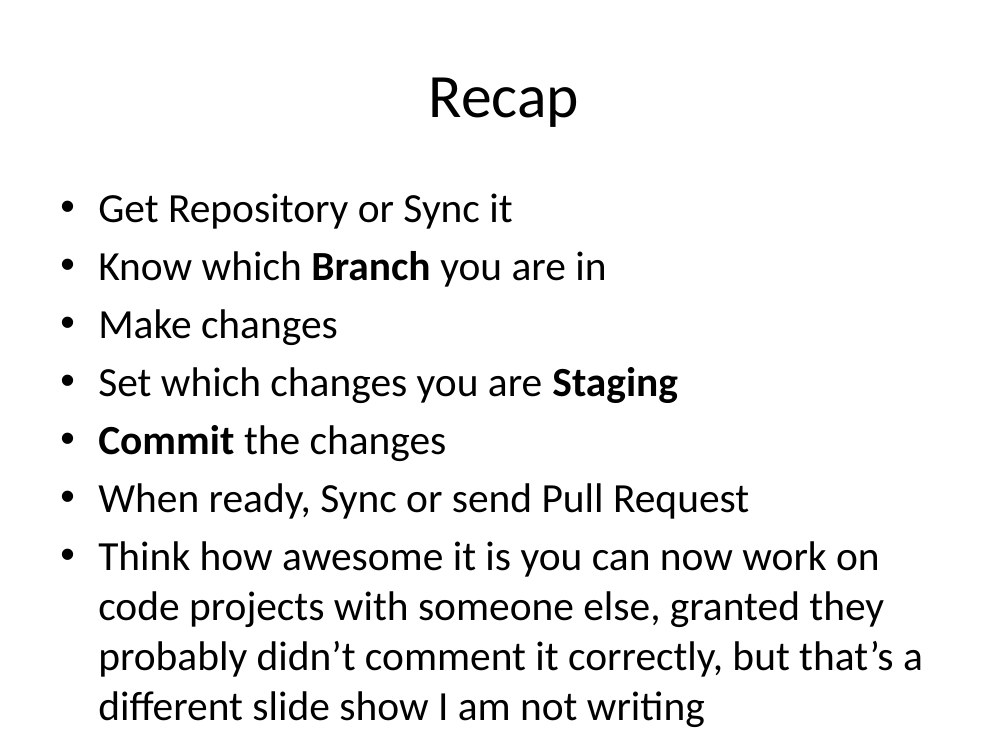
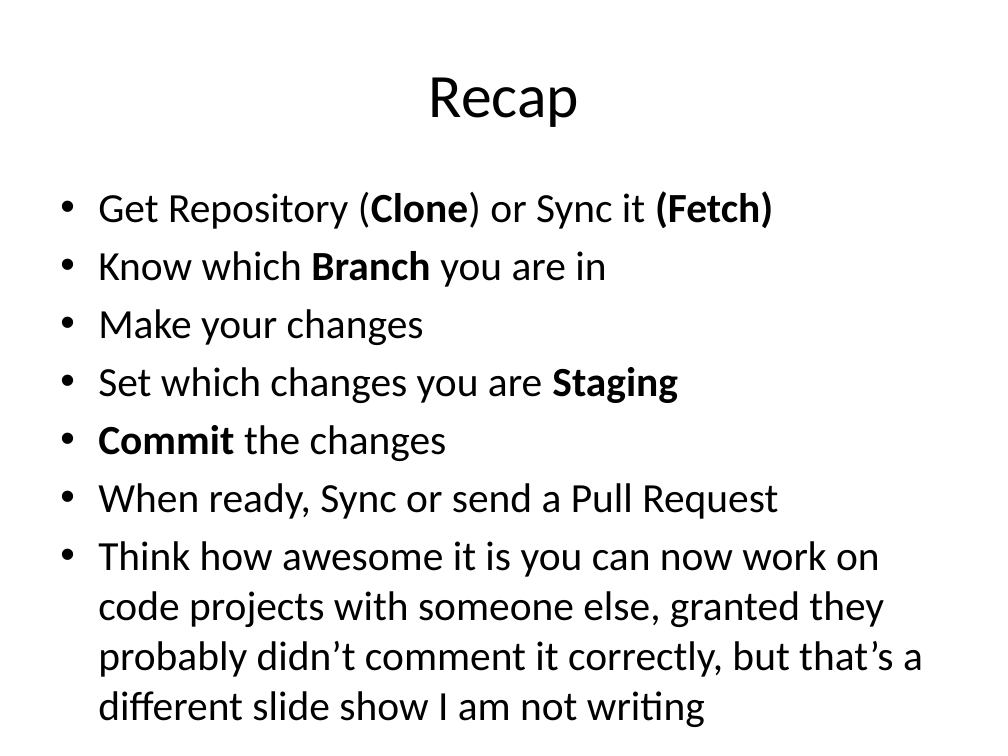
Before and after one commit to sjfricke/IEEE-Mini-Projects-UW-Madison, a slide deck: slide 22 of Tutorial/PowerPoint Versions/Git and using GitHub.pptx. Drawn at 1008x756 pixels with LibreOffice and Linux fonts; fonts in the diff are those of the drawing. Boxes give left, top, right and bottom in pixels: in the first picture for what was removed or moved away, otherwise in the second. Text is boxed around its words. In the diff, an @@ line names an element or a change of style, - is before the commit and + after.

```diff
--- a/Tutorial/PowerPoint Versions/Git and using GitHub.pptx
+++ b/Tutorial/PowerPoint Versions/Git and using GitHub.pptx
@@ text at box(98, 191, 773, 229): text changed @@
-• Get Repository or Sync it
+• Get Repository (Clone) or Sync it (Fetch)
@@ text at box(98, 309, 424, 345): text changed @@
-• Make changes
+• Make your changes
@@ text at box(98, 483, 778, 519): text changed @@
-• When ready, Sync or send Pull Request
+• When ready, Sync or send a Pull Request
```
Also in this commit, not shown: 2 other slides changed, 1 slide added, 13 other files.
